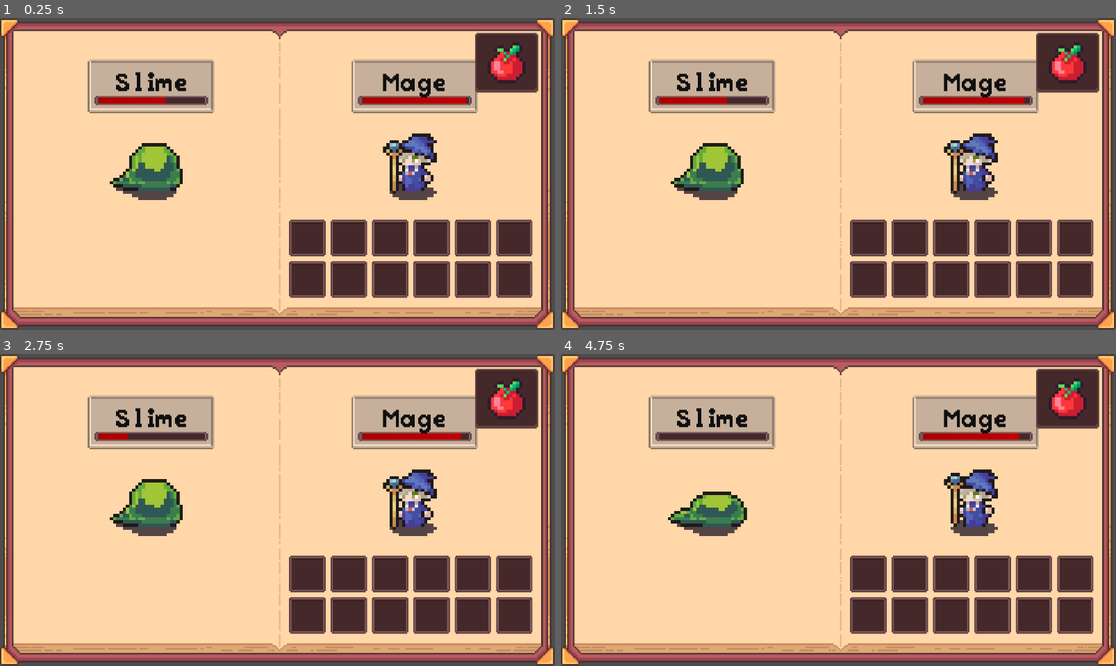
Above: before the commit, frames 1-4 (two rows, left to right).
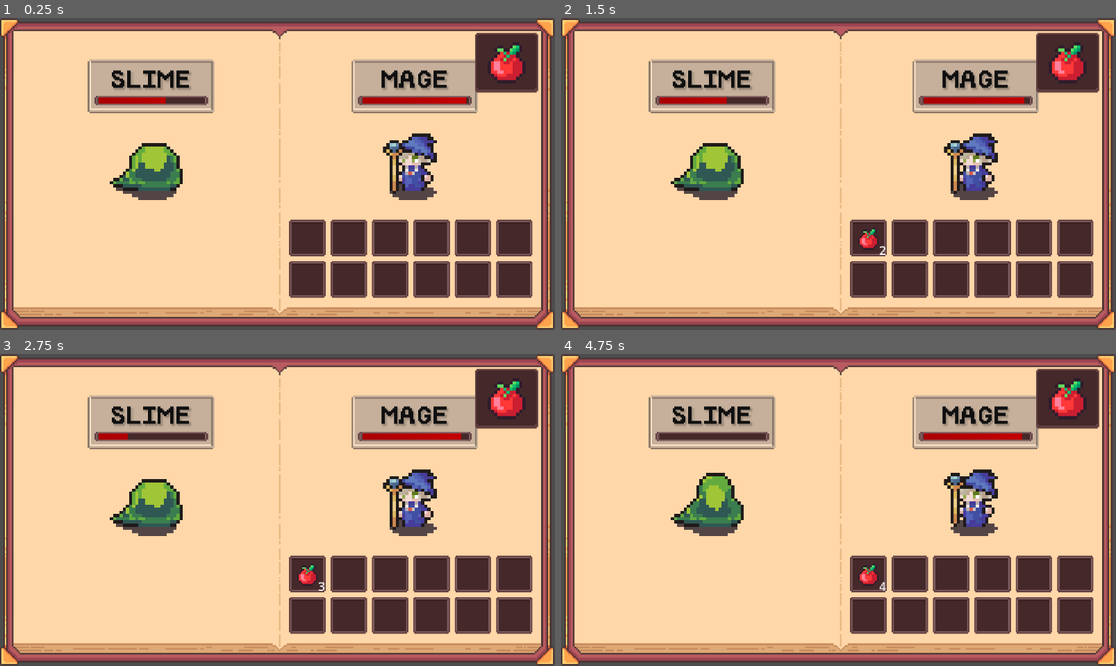
Above: after the commit, the same moments.

Repository: Blortlett/GodotIdle
Game: Godot game, scene res://Scenes/GuiNode.tscn
Two runs of this game, one before a commit and one after it. Both use one fixed random seed, a clock stepped at 60 frames per second and the inputs below.
Inputs (mouse positions are in pixels of both pictures, inside the frame that each line leads up to):
- Up to frame 1 (0.25 s): no input
- Up to frame 2 (1.5 s): click (1066, 61) at 0.5 s; click (1066, 61) at 1.25 s
- Up to frame 3 (2.75 s): click (505, 397) at 2 s
- Up to frame 4 (4.75 s): no input

The runs differ from the first frame. In frame 1, 1.1% of the frame differs, in the area x 20-81%, y 16-26%; in frame 2, 1.3%; in frame 3, 1.3%; in frame 4, 2.1%, in the area x 19-84%, y 16-76%.

Commit message:
Enemy now drops loot on death. Debug button finally adds loot to player inventory

Diff:
--- a/Character/Characters/rMage.tres
+++ b/Character/Characters/rMage.tres
@@ -5,7 +5,7 @@
 
 [resource]
 script = ExtResource("2_y6vo5")
-Name = "Mage"
+Name = "MAGE"
 Alliance = 0
 Sprite = ExtResource("1_crnpi")
 Health = 80.0
--- a/Character/Characters/rSlime.tres
+++ b/Character/Characters/rSlime.tres
@@ -1,11 +1,12 @@
-[gd_resource type="Resource" script_class="Character" load_steps=3 format=3 uid="uid://bhdvldq5o1m0l"]
+[gd_resource type="Resource" script_class="Character" load_steps=4 format=3 uid="uid://bhdvldq5o1m0l"]
 
 [ext_resource type="SpriteFrames" uid="uid://ck6sjg3apgjg1" path="res://Character/Sprites/BadGuys/sprfSlime.tres" id="1_6jh3b"]
+[ext_resource type="Resource" uid="uid://b1hc8degw40i8" path="res://Inventory/Items/apple.tres" id="1_uoh5h"]
 [ext_resource type="Script" uid="uid://dhdrxna4ooxij" path="res://Character/scrCharacter.gd" id="2_uoh5h"]
 
 [resource]
 script = ExtResource("2_uoh5h")
-Name = "Slime"
+Name = "SLIME"
 Alliance = 1
 Sprite = ExtResource("1_6jh3b")
 Health = 30.0
@@ -14,4 +15,5 @@
 Defense = 1.0
 MagicDefense = 2.0
 AttackSpeed = 1.3
+LootDrop = ExtResource("1_uoh5h")
 metadata/_custom_type_script = "uid://dhdrxna4ooxij"
--- a/Character/UI/scrCharacterDisplayUI.gd
+++ b/Character/UI/scrCharacterDisplayUI.gd
@@ -27,3 +27,6 @@
 func UpdateHealth(_PercentValue: float):
 	CreatureHealthDisplay.value = _PercentValue;
 	print_debug("Updated Health Display!: " + str(_PercentValue));
+
+func StopAnimation():
+	DisplaySprite.pause();
--- a/Character/scrCharacter.gd
+++ b/Character/scrCharacter.gd
@@ -18,7 +18,9 @@
 @export var MagicDamage: float;
 @export var Defense: float;
 @export var MagicDefense: float;
-@export var AttackSpeed : float;
+@export var AttackSpeed: float;
+
+@export var LootDrop: InvItem;
 
 var CharacterID: int;
 var CurrentHealth: float;
@@ -27,3 +29,7 @@
 func InitCharacter() -> void:
 	CurrentHealth = Health;
 	print_debug(Name + " ready to go. Health: " + str(CurrentHealth));
+
+func Die() -> InvItem:
+	# return dropped loot
+	return LootDrop;
--- a/Inventory/UI/DebugUI/scrDebugMenu.gd
+++ b/Inventory/UI/DebugUI/scrDebugMenu.gd
@@ -1,7 +1,7 @@
 extends Control
 
+@onready var mInventoryTarget: InventoryUI = get_node("../../..");
 @export var mItem: InvItem;
-var mInventoryToCheat: Inv = null;
 
 signal AddItemToInventory;
 
@@ -15,3 +15,4 @@
 
 func _on_add_apple_pressed() -> void:
 	print_debug("Adding apple to inventory!");
+	mInventoryTarget.inv.insert(mItem);
--- a/Scripts/scrCharacterRegister.gd
+++ b/Scripts/scrCharacterRegister.gd
@@ -14,3 +14,8 @@
 	mInventoryUI.SetPlayerUI(mActiveCharacter);
 	mInventoryUI.SetEnemyUI(mActiveEnemyCharacter);
 	mCombatManager.BeginCombat();
+
+
+func KillEnemy() -> InvItem:
+	var ItemLoot: InvItem = mActiveEnemyCharacter.Die();
+	return ItemLoot;
--- a/Scripts/scrCombatManager.gd
+++ b/Scripts/scrCombatManager.gd
@@ -6,10 +6,11 @@
 @onready var mInventoryUI: InventoryUI = get_node("../InventoryUI");
 
 var IsCombatActive: bool = false;
-
+# Attack cooldown
 var PlayerAttackTimer: float;
 var EnemyAttackTimer: float;
 
+# On tick
 func _process(delta):
 	if IsCombatActive:
 		PlayerAttackTimer -= delta
@@ -24,6 +25,8 @@
 			ApplyAttackDamage(mCharacterRegister.mActiveEnemyCharacter, mCharacterRegister.mActiveCharacter)
 			# Reset Enemy attack timer
 			EnemyAttackTimer = mCharacterRegister.mActiveEnemyCharacter.AttackSpeed;
+
+
 func ApplyAttackDamage(Attacker: Character, Defender: Character):
 	#Calculate Damage
 	var AttackDamage = Attacker.Damage - Defender.Defense;
@@ -39,8 +42,18 @@
 	var EnemyHealthPercent = (mCharacterRegister.mActiveEnemyCharacter.CurrentHealth / mCharacterRegister.mActiveEnemyCharacter.Health) * 100;
 	mInventoryUI.UpdateCharacterHealthVisuals(PlayerHealthPercent, EnemyHealthPercent);
 
-	#Debug output
-	print_debug(Attacker.Name + " Atttacked " + Defender.Name + " for " + str(AttackDamage + MagicDamage) + " damage!");
+	if (mCharacterRegister.mActiveEnemyCharacter.CurrentHealth <= 0):
+		var Loot: InvItem = mCharacterRegister.KillEnemy();
+		mInventoryUI.inv.insert(Loot);
+		mInventoryUI.EnemyDisplay.StopAnimation();
+		EndCombat();
+
+	if (mCharacterRegister.mActiveCharacter.CurrentHealth <= 0):
+		EndCombat();
+
 
 func BeginCombat():
 	IsCombatActive = true;
+
+func EndCombat():
+	IsCombatActive = false;
--- a/UI/ActionUI/nActionUI.tscn
+++ b/UI/ActionUI/nActionUI.tscn
@@ -15,6 +15,8 @@
 
 [sub_resource type="LabelSettings" id="LabelSettings_f38va"]
 font = ExtResource("4_cv8tj")
+shadow_size = 2
+shadow_color = Color(0, 0, 0, 0.137255)
 
 [node name="CharacterDisplay" type="Control" node_paths=PackedStringArray("CreatureSpriteDisplay", "CreatureInfoPanel", "DisplaySprite", "CreatureNameDisplay", "CreatureHealthDisplay")]
 layout_mode = 3
@@ -119,9 +121,9 @@
 anchor_right = 0.5
 anchor_bottom = 0.5
 offset_left = -35.0
-offset_top = -12.0
+offset_top = -14.0
 offset_right = 35.0
-offset_bottom = 11.0
+offset_bottom = 9.0
 grow_horizontal = 2
 grow_vertical = 2
 text = "SLIME"
Binary file removed: Art/Fonts/PeaberryDoublespace.ttf
Not shown, removed: Art/Fonts/PeaberryDoublespace.ttf.import
Not shown, added: Inventory/UI/InventoryUI/nInventoryUI.tscn10977829690.tmp
